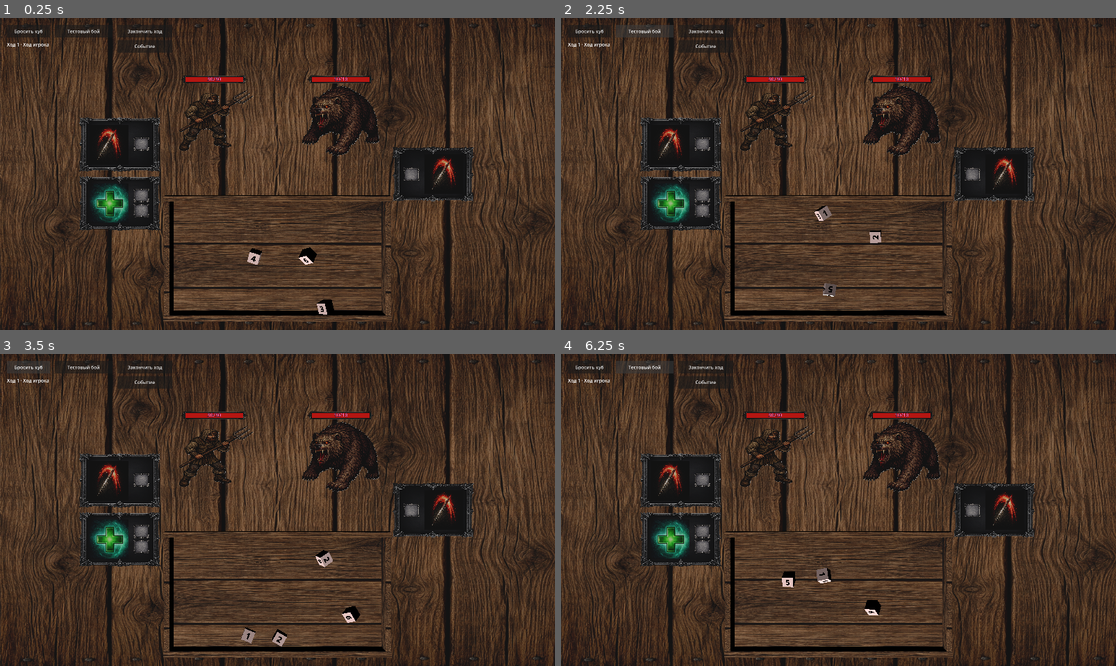
Above: before the commit, frames 1-4 (two rows, left to right).
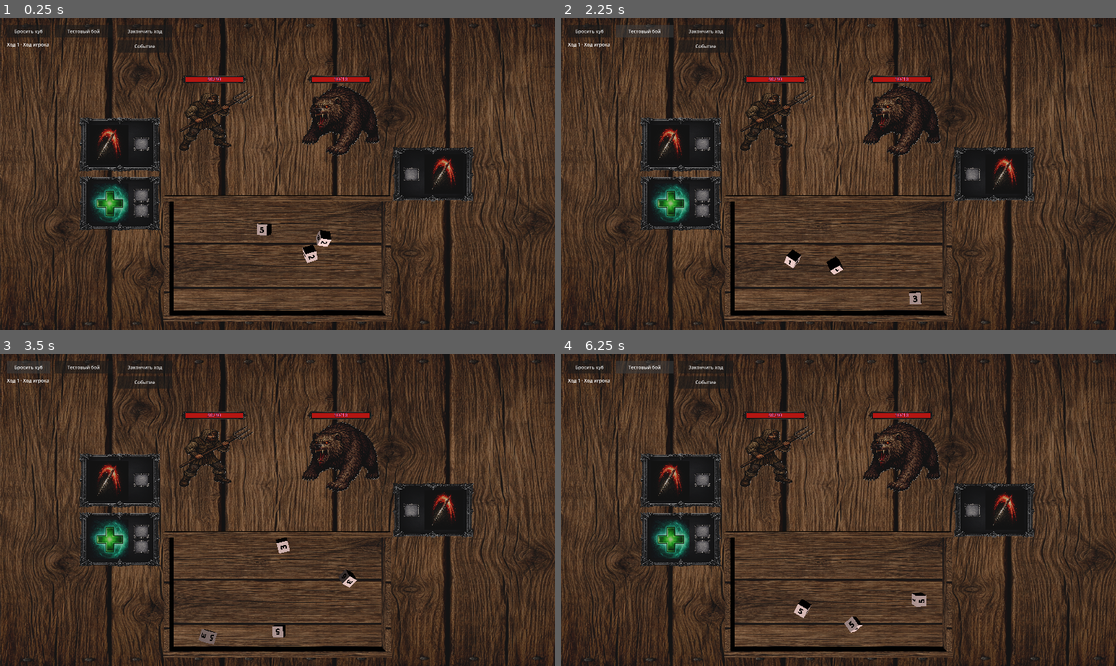
Above: after the commit, the same moments.

Repository: olegbogai-web/dicegame
Game: Godot game, scene res://scenes/new_battle_table.tscn
Same seed, same stepped clock (60 frames per second), same inputs: the game is played once before the commit and once after it. This scene is started directly instead of the project's main scene.
Inputs:
- Up to frame 1 (0.25 s): no input
- Up to frame 2 (2.25 s): click "Событие" at 0.5 s; click "Бросить куб" at 1.25 s; click "Тестовый бой" at 2 s
- Up to frame 3 (3.5 s): click "Бросить куб" at 2.75 s
- Up to frame 4 (6.25 s): click "Тестовый бой" at 3.5 s; click "Закончить ход" at 4.25 s; click "Бросить куб" at 5 s; click "Тестовый бой" at 5.75 s

The runs differ from the first frame. In frame 1, 0.5% of the frame differs, in the area x 44-61%, y 65-96%; in frame 2, 0.6%; in frame 3, 0.7%, in the area x 35-65%, y 58-94%; in frame 4, 0.7%.

Commit message:
Revert "Добавить бросок кубов глобальной карты от игрока"

Diff:
--- a/content/entities/player.gd
+++ b/content/entities/player.gd
@@ -1,14 +1,11 @@
 extends RefCounted
 class_name Player
-
-const GlobalMapDiceProfile = preload("res://content/global_map/dice/global_map_dice_profile.gd")
 
 var player_id := ""
 var base_stat: PlayerBaseStat
 var current_hp := 0
 var current_armor := 0
 var dice_loadout: Array[DiceDefinition] = []
-var runtime_cube_global_map: GlobalMapDiceProfile
 var ability_loadout: Array[AbilityDefinition] = []
 var run_flags: Dictionary = {}
 var metadata: Dictionary = {}
@@ -33,14 +30,12 @@
 		current_hp = 0
 		current_armor = 0
 		dice_loadout.clear()
-		runtime_cube_global_map = null
 		ability_loadout.clear()
 		run_flags.clear()
 		return
 	current_hp = base_stat.get_resolved_starting_hp()
 	current_armor = base_stat.starting_armor
 	dice_loadout = base_stat.starting_dice.duplicate()
-	runtime_cube_global_map = _clone_global_map_profile(base_stat.base_cube_global_map)
 	ability_loadout = base_stat.starting_abilities.duplicate()
 	run_flags.clear()
 
@@ -65,9 +60,3 @@
 	var previous_hp := current_hp
 	current_hp = mini(current_hp + resolved_amount, base_stat.max_hp)
 	return current_hp - previous_hp
-
-
-func _clone_global_map_profile(profile: GlobalMapDiceProfile) -> GlobalMapDiceProfile:
-	if profile == null:
-		return GlobalMapDiceProfile.new()
-	return profile.duplicate_profile()
--- a/content/entities/player_base_stat.gd
+++ b/content/entities/player_base_stat.gd
@@ -3,7 +3,6 @@
 class_name PlayerBaseStat
 
 const DEFAULT_MAX_HP := 30
-const GlobalMapDiceProfile = preload("res://content/global_map/dice/global_map_dice_profile.gd")
 
 @export_category("Identity")
 @export var player_id := ""
@@ -15,7 +14,6 @@
 @export_range(0, 999, 1) var starting_hp := DEFAULT_MAX_HP
 @export_range(0, 999, 1) var starting_armor := 0
 @export var starting_dice: Array[DiceDefinition] = []
-@export var base_cube_global_map: GlobalMapDiceProfile = GlobalMapDiceProfile.new()
 @export var starting_abilities: Array[AbilityDefinition] = []
 @export var metadata: Dictionary = {}
 
@@ -33,6 +31,4 @@
 	for ability_definition in starting_abilities:
 		if ability_definition == null or not ability_definition.supports_owner(true):
 			return false
-	if base_cube_global_map == null or not base_cube_global_map.is_valid_profile():
-		return false
 	return true
--- a/content/global_map/dice/global_map_dice_factory.gd
+++ /dev/null
@@ -1,46 +0,0 @@
-extends RefCounted
-class_name GlobalMapDiceFactory
-
-const DiceDefinitionScript = preload("res://content/dice/resources/dice_definition.gd")
-const DiceFaceDefinitionScript = preload("res://content/dice/resources/dice_face_definition.gd")
-const GlobalMapDiceProfile = preload("res://content/global_map/dice/global_map_dice_profile.gd")
-
-
-static func build_dice_definitions(profile: GlobalMapDiceProfile) -> Array[DiceDefinition]:
-	var resolved_profile := profile if profile != null else GlobalMapDiceProfile.new()
-	var count := maxi(resolved_profile.dice_count, 0)
-	var definitions: Array[DiceDefinition] = []
-	for index in count:
-		definitions.append(_build_single_definition(resolved_profile, index))
-	return definitions
-
-
-static func _build_single_definition(profile: GlobalMapDiceProfile, index: int) -> DiceDefinition:
-	var definition := DiceDefinitionScript.new()
-	definition.dice_name = "global_map_dice_%d" % index
-	definition.base_color = Color(0.96, 0.96, 0.96, 1.0)
-	definition.texture = profile.dice_skin
-	definition.faces = _build_faces(profile)
-	return definition
-
-
-static func _build_faces(profile: GlobalMapDiceProfile) -> Array[DiceFaceDefinition]:
-	var faces: Array[DiceFaceDefinition] = []
-	for _mob_face_index in maxi(profile.mob_face_count, 0):
-		faces.append(_create_icon_face("mob", profile.mob_face_icon))
-	for _event_face_index in maxi(profile.event_face_count, 0):
-		faces.append(_create_icon_face("event", profile.event_face_icon))
-	while faces.size() < DiceDefinitionScript.FACE_COUNT:
-		faces.append(_create_icon_face("mob", profile.mob_face_icon))
-	if faces.size() > DiceDefinitionScript.FACE_COUNT:
-		faces = faces.slice(0, DiceDefinitionScript.FACE_COUNT)
-	return faces
-
-
-static func _create_icon_face(text_value: String, icon: Texture2D) -> DiceFaceDefinition:
-	var face := DiceFaceDefinitionScript.new()
-	face.text_value = text_value
-	face.content_type = DiceFaceDefinitionScript.ContentType.ICON
-	face.icon = icon
-	face.overlay_tint = Color(1.0, 1.0, 1.0, 1.0)
-	return face
--- a/content/global_map/dice/global_map_dice_profile.gd
+++ /dev/null
@@ -1,34 +0,0 @@
-@tool
-extends Resource
-class_name GlobalMapDiceProfile
-
-const DEFAULT_DICE_COUNT := 2
-const DEFAULT_DICE_SKIN := preload("res://assets/dice_edges/bones_dice_skin.png")
-const DEFAULT_MOB_ICON := preload("res://assets/global_map/swords.png")
-const DEFAULT_EVENT_ICON := preload("res://assets/global_map/question_mark.png")
-
-@export_range(0, 12, 1) var dice_count := DEFAULT_DICE_COUNT
-@export var dice_skin: Texture2D = DEFAULT_DICE_SKIN
-@export var mob_face_icon: Texture2D = DEFAULT_MOB_ICON
-@export var event_face_icon: Texture2D = DEFAULT_EVENT_ICON
-@export_range(0, 6, 1) var mob_face_count := 5
-@export_range(0, 6, 1) var event_face_count := 1
-
-
-func duplicate_profile() -> GlobalMapDiceProfile:
-	var profile := GlobalMapDiceProfile.new()
-	profile.dice_count = dice_count
-	profile.dice_skin = dice_skin
-	profile.mob_face_icon = mob_face_icon
-	profile.event_face_icon = event_face_icon
-	profile.mob_face_count = mob_face_count
-	profile.event_face_count = event_face_count
-	return profile
-
-
-func get_total_face_count() -> int:
-	return maxi(mob_face_count, 0) + maxi(event_face_count, 0)
-
-
-func is_valid_profile() -> bool:
-	return dice_count >= 0 and get_total_face_count() == 6 and mob_face_icon != null and event_face_icon != null
--- a/content/global_map/dice/global_map_dice_roll_service.gd
+++ /dev/null
@@ -1,37 +0,0 @@
-extends RefCounted
-class_name GlobalMapDiceRollService
-
-const Dice = preload("res://content/dice/dice.gd")
-const DiceThrowRequestScript = preload("res://content/dice/dice_throw_request.gd")
-const GlobalMapDiceFactory = preload("res://content/global_map/dice/global_map_dice_factory.gd")
-const GlobalMapDiceProfile = preload("res://content/global_map/dice/global_map_dice_profile.gd")
-const BASE_DICE_SCENE = preload("res://content/resources/base_cube.tscn")
-
-const GLOBAL_MAP_DICE_SIZE_MULTIPLIER := Vector3(0.3333, 0.3333, 0.3333)
-const GLOBAL_MAP_DICE_THROW_HEIGHT_MULTIPLIER := 2.0
-
-
-func throw_global_map_dice(board_controller: BoardController, profile: GlobalMapDiceProfile) -> Array[Dice]:
-	if board_controller == null:
-		return []
-	var definitions := GlobalMapDiceFactory.build_dice_definitions(profile)
-	if definitions.is_empty():
-		return []
-
-	var requests: Array[DiceThrowRequest] = []
-	for definition in definitions:
-		var request := DiceThrowRequestScript.create(BASE_DICE_SCENE)
-		request.extra_size_multiplier = GLOBAL_MAP_DICE_SIZE_MULTIPLIER
-		request.metadata["owner"] = "global_map"
-		request.metadata["definition"] = definition
-		requests.append(request)
-
-	var dice_nodes := board_controller.throw_dice(requests)
-	var spawned_dice: Array[Dice] = []
-	for node in dice_nodes:
-		if not node is Dice:
-			continue
-		var dice := node as Dice
-		dice.linear_velocity.y *= GLOBAL_MAP_DICE_THROW_HEIGHT_MULTIPLIER
-		spawned_dice.append(dice)
-	return spawned_dice
--- a/content/global_map/global_map_room.gd
+++ b/content/global_map/global_map_room.gd
@@ -9,7 +9,6 @@
 @onready var _dash: MeshInstance3D = $dash
 @onready var _dash2: MeshInstance3D = $dash2
 @onready var _dash3: MeshInstance3D = $dash3
-@onready var _board: BoardController = $board
 
 var _flow_orchestrator := GlobalMapFlowOrchestrator.new()
 
@@ -17,7 +16,7 @@
 func _ready() -> void:
 	if _camera != null:
 		_camera.current = true
-	_flow_orchestrator.configure(self, _camera, _hero_icon, _event_icon, [_dash, _dash2, _dash3], _board)
+	_flow_orchestrator.configure(self, _camera, _hero_icon, _event_icon, [_dash, _dash2, _dash3])
 
 
 func _process(delta: float) -> void:
--- a/content/global_map/runtime/global_map_flow_orchestrator.gd
+++ b/content/global_map/runtime/global_map_flow_orchestrator.gd
@@ -5,10 +5,6 @@
 const GlobalMapFadeTransitionPresenter = preload("res://content/global_map/presentation/global_map_fade_transition_presenter.gd")
 const GlobalMapEventIconPresenter = preload("res://content/global_map/presentation/global_map_event_icon_presenter.gd")
 const GlobalMapRuntimeState = preload("res://content/global_map/runtime/global_map_runtime_state.gd")
-const GlobalMapDiceRollService = preload("res://content/global_map/dice/global_map_dice_roll_service.gd")
-const PlayerRuntimeRegistry = preload("res://content/run/player_runtime_registry.gd")
-const Player = preload("res://content/entities/player.gd")
-const PlayerBaseStat = preload("res://content/entities/player_base_stat.gd")
 
 const EVENT_ROOM_SCENE_PATH := "res://scenes/event_room.tscn"
 const HERO_MOVE_SPEED := 4.75
@@ -18,29 +14,25 @@
 var _camera: Camera3D
 var _event_icon: MeshInstance3D
 var _road_nodes: Array[Node3D] = []
-var _board_controller: BoardController
 var _hero_movement := HeroIconMovementController.new()
 var _fade_presenter := GlobalMapFadeTransitionPresenter.new()
 var _event_presenter := GlobalMapEventIconPresenter.new()
-var _dice_roll_service := GlobalMapDiceRollService.new()
 var _state := GlobalMapRuntimeState.new()
 var _path_points: Array[Vector3] = []
 var _path_index := 0
 var _is_event_hovered := false
 
 
-func configure(owner: Node3D, camera: Camera3D, hero_icon: MeshInstance3D, event_icon: MeshInstance3D, road_nodes: Array[Node3D], board_controller: BoardController) -> void:
+func configure(owner: Node3D, camera: Camera3D, hero_icon: MeshInstance3D, event_icon: MeshInstance3D, road_nodes: Array[Node3D]) -> void:
 	_owner = owner
 	_camera = camera
 	_event_icon = event_icon
 	_road_nodes = road_nodes.duplicate()
-	_board_controller = board_controller
 	_hero_movement.configure(hero_icon)
 	_fade_presenter.configure(owner)
 	_event_presenter.configure(event_icon)
 	_build_path_points()
 	_restore_persisted_state()
-	_throw_player_global_map_dice()
 
 
 func process(delta: float) -> void:
@@ -180,23 +172,3 @@
 		"hero_world_position": _hero_movement.get_ground_position(),
 		"road_visibility": dash_visibility,
 	})
-
-
-func _throw_player_global_map_dice() -> void:
-	if _board_controller == null:
-		return
-	var player := _resolve_active_player()
-	if player == null:
-		return
-	_dice_roll_service.throw_global_map_dice(_board_controller, player.runtime_cube_global_map)
-
-
-func _resolve_active_player() -> Player:
-	if PlayerRuntimeRegistry.has_active_player():
-		return PlayerRuntimeRegistry.get_active_player()
-	var fallback_base_stat := PlayerBaseStat.new()
-	fallback_base_stat.player_id = "global_map_fallback_player"
-	fallback_base_stat.display_name = "Global Map Player"
-	var fallback_player := Player.new(fallback_base_stat)
-	PlayerRuntimeRegistry.set_active_player(fallback_player)
-	return fallback_player
--- a/content/run/player_runtime_registry.gd
+++ /dev/null
@@ -1,16 +0,0 @@
-extends RefCounted
-class_name PlayerRuntimeRegistry
-
-static var _active_player: Player
-
-
-static func set_active_player(player: Player) -> void:
-	_active_player = player
-
-
-static func get_active_player() -> Player:
-	return _active_player
-
-
-static func has_active_player() -> bool:
-	return _active_player != null
--- a/scenes/battle_table.gd
+++ b/scenes/battle_table.gd
@@ -6,7 +6,6 @@
 const BattleAbilityRuntime = preload("res://content/combat/runtime/battle_ability_runtime.gd")
 const BattleActivationAnimationRuntime = preload("res://content/combat/runtime/battle_activation_animation_runtime.gd")
 const MonsterTurnRuntime = preload("res://content/monster_ai/monster_turn_runtime.gd")
-const PlayerRuntimeRegistry = preload("res://content/run/player_runtime_registry.gd")
 const BASE_DICE_SCENE = preload("res://content/resources/base_cube.tscn")
 const EVENT_ROOM_SCENE_PATH := "res://scenes/event_room.tscn"
 
@@ -61,13 +60,11 @@
 		configure_from_battle_room(BattleRoomScript.create_test_battle_room())
 	else:
 		_apply_room_data()
-		_initialize_battle_state()
-	_sync_active_player()
+	_initialize_battle_state()
 
 
 func configure_from_battle_room(next_battle_room: BattleRoom) -> void:
 	battle_room_data = next_battle_room
-	_sync_active_player()
 	if is_node_ready():
 		_apply_room_data()
 		_initialize_battle_state()
@@ -992,16 +989,9 @@
 
 
 func _on_event_button_pressed() -> void:
-	_sync_active_player()
 	var result := get_tree().change_scene_to_file(EVENT_ROOM_SCENE_PATH)
 	if result != OK:
 		push_warning("Failed to open event room scene: %s" % EVENT_ROOM_SCENE_PATH)
-
-
-func _sync_active_player() -> void:
-	if battle_room_data == null:
-		return
-	PlayerRuntimeRegistry.set_active_player(battle_room_data.player_instance)
 
 
 func _advance_to_next_turn() -> void:
